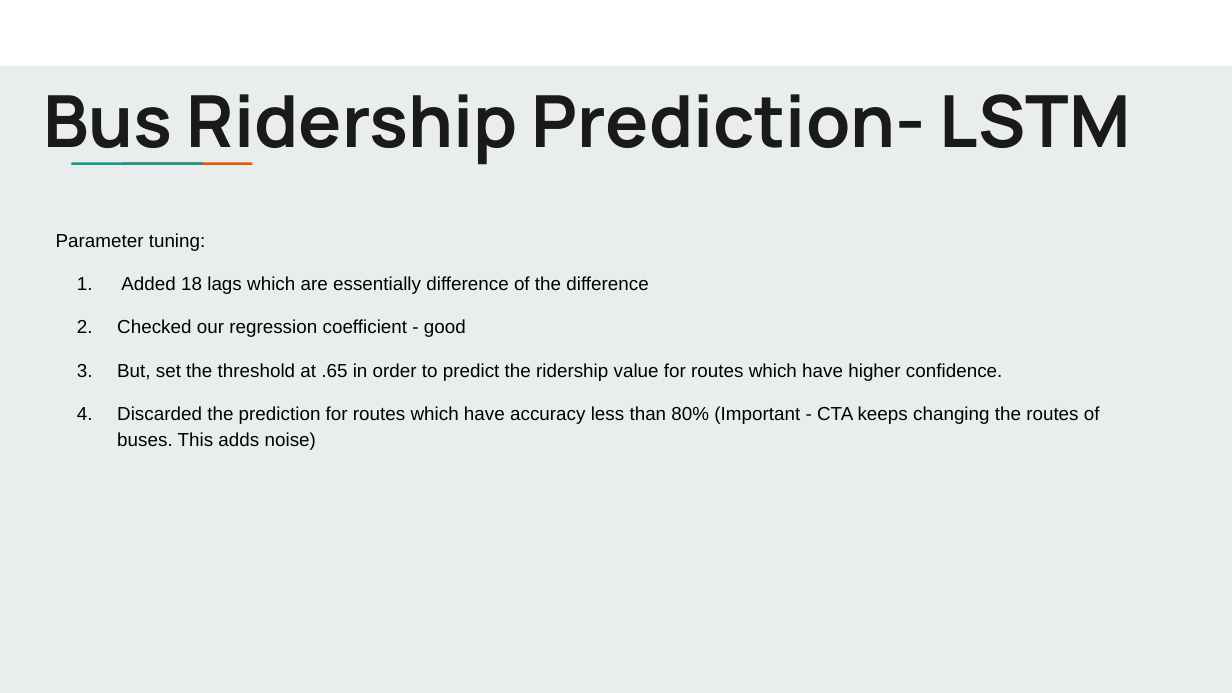
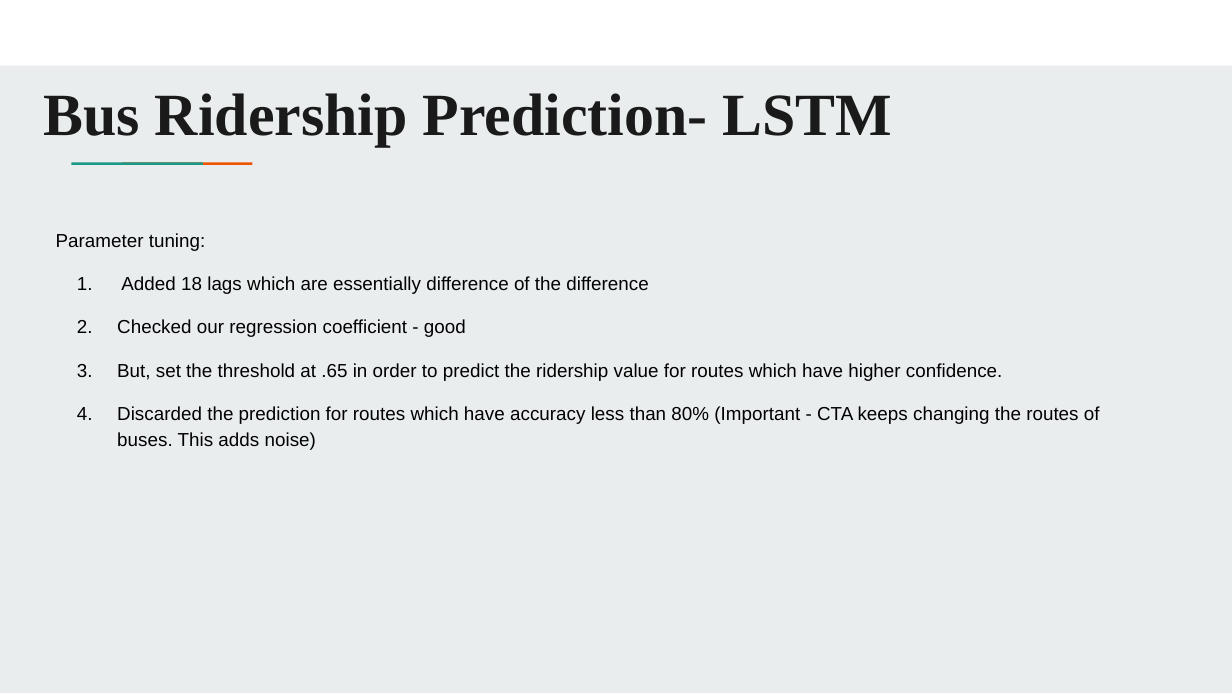
Before and after one commit to uic-cs418/python_demons, a slide deck: slide 22 of Python Demons_presentation.pptx. Drawn at 1232x693 pixels with LibreOffice and Linux fonts; fonts in the diff are those of the drawing. Boxes give left, top, right and bottom in pixels: in the first picture for what was removed or moved away, otherwise in the second. Text is boxed around its words. In the diff, an @@ line names an element or a change of style, - is before the commit and + after.

```diff
--- a/Python Demons_presentation.pptx
+++ b/Python Demons_presentation.pptx
@@ title "Bus Ridership Prediction- LSTM" at <box>43,93,893,146</box>: size 42 to 35 pt, font Manrope to Times New Roman @@
```
Also in this commit, not shown: 8 other slides changed, 6 slides added.
